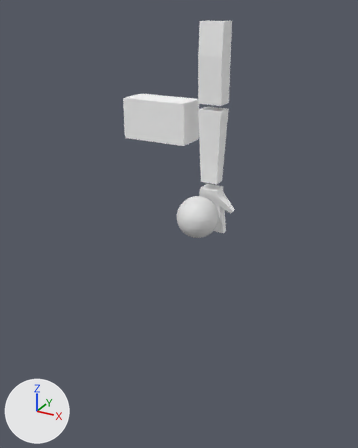
The glTF model inmoov.glb as it was, and as the next commit left it.
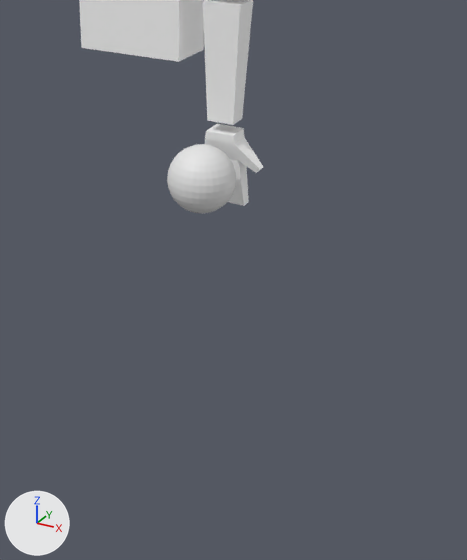
Each version is shown whole from a camera (50 mm lens) standing at (0.948, -1.587, 0.462) and looking at (0.088, -0.024, -0.319), then close up on the part from 21% to 100% of the width and 24% to 100% of the height. The lights are fixed; the arrows at lower left show +X, +Y and +Z. Where no turn or scale is listed for an object, it has been applied to the vertices.

The first close-up shows 'forearm_l', 'hand_l', 'midstom', 'target_l'.
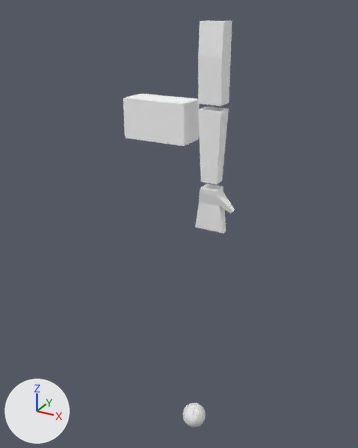
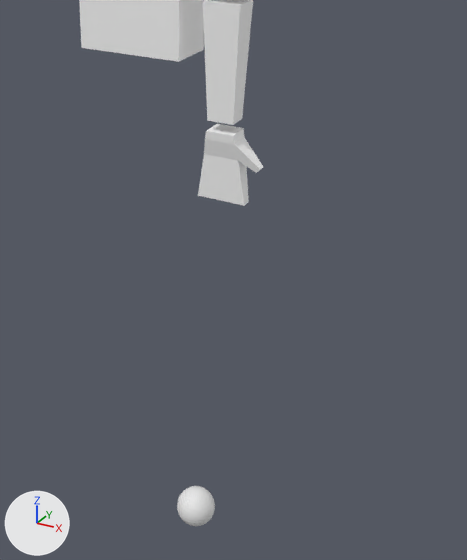
Commit message: fix: sphere as target

Pixel boxes (x1, y1, x2, y2) of what changed, in the close-ups (467 x 560 px):
'target_l', moved, rescaled (44% narrower, 42% shorter)
    before: (167, 144, 236, 214)
    after: (177, 486, 215, 526)

What changed in the scene script:
```text
Change ob_target_l:
    ob_target_l.location: (0.212, -0.11, -0.233) -> (0.212, -0.113, -1.165)
    ob_target_l.scale: (-0.0754, -0.0754, -0.0754) -> (-0.0497, -0.0497, -0.0497)
```
